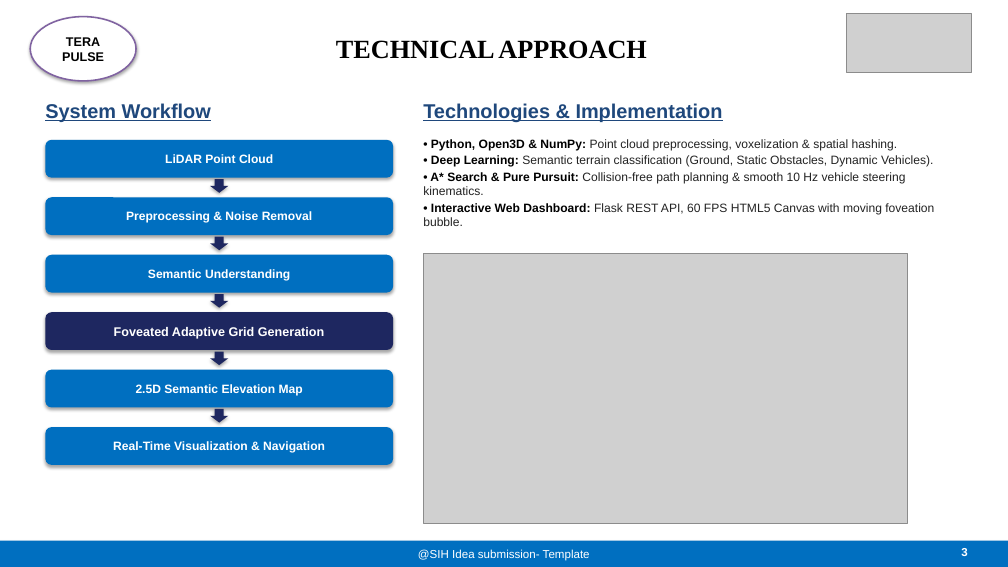
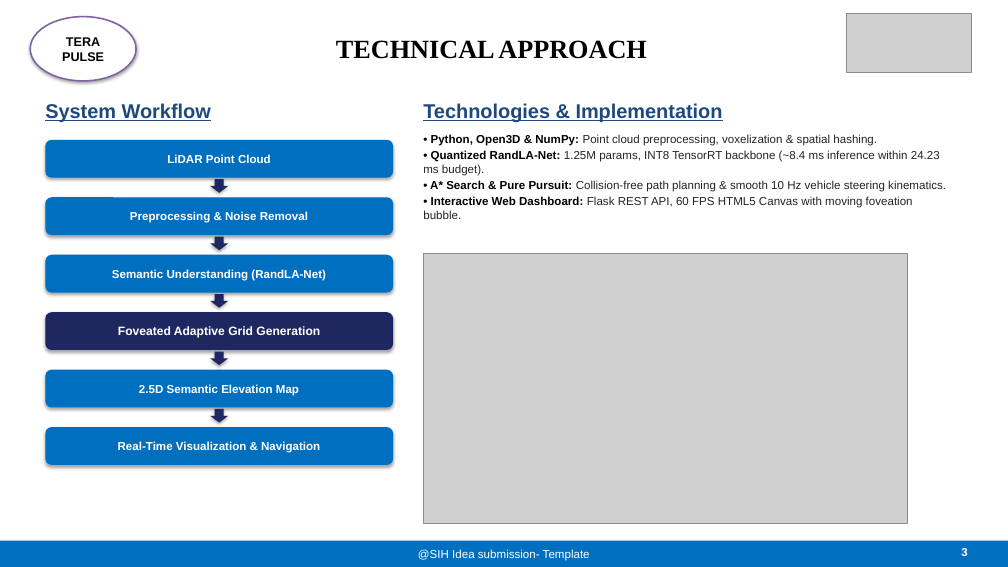
Before and after one commit to AbhayVerma628/SIH26053_Lidar, a slide deck: slide 3 of docs/SIH26053_TeraPulse_Official_Presentation.pptx. Drawn at 1008x567 pixels with LibreOffice and Linux fonts; fonts in the diff are those of the drawing; grey boxes stand for pictures. Boxes give left, top, right and bottom in pixels: in the first picture for what was removed or moved away, otherwise in the second. Text is boxed around its words. In the diff, an @@ line names an element or a change of style, - is before the commit and + after.

Commit message:
Refine technical rigor: Quantized RandLA-Net specs, Jetson Orin Nano edge target, and 300 DPI dashboard

```diff
--- a/docs/SIH26053_TeraPulse_Official_Presentation.pptx
+++ b/docs/SIH26053_TeraPulse_Official_Presentation.pptx
@@ text at bbox=[423, 134, 946, 219]: size 11.5 to 11 pt in "• Python, Open3D & NumPy: Point cloud ...", "• A* Search & Pure Pursuit: Collision-free ...", "• Interactive Web Dashboard: Flask REST API, ..." @@
@@ text at bbox=[423, 150, 940, 176]: text changed; size 11.5 to 11 pt @@
-• Deep Learning: Semantic terrain classification (Ground, Static Obstacles, Dynamic Vehicles).
+• Quantized RandLA-Net: 1.25M params, INT8 TensorRT backbone (~8.4 ms inference within 24.23 ms budget).
@@ text in rounded rectangle at bbox=[112, 269, 326, 281]: text changed; size 11.5 to 11 pt @@
-Semantic Understanding
+Semantic Understanding (RandLA-Net)
@@ rounded rectangle "Foveated Adaptive Grid Generation" at bbox=[45, 312, 393, 350]: size 12 to 11.5 pt @@
@@ size 11.5 to 11 pt in 4 elements at bbox=[45, 140, 393, 178], bbox=[45, 197, 393, 235], bbox=[45, 370, 393, 408], bbox=[45, 427, 393, 465] @@
```
Also in this commit, not shown: 3 other slides changed, 9 other files.
